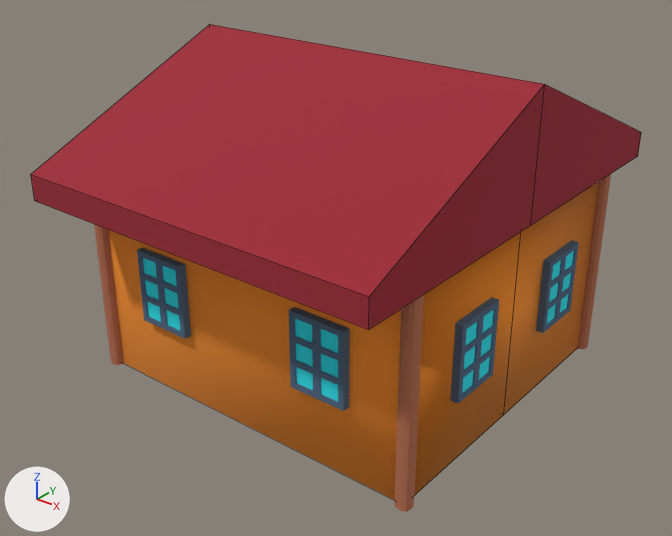
Two versions of the FBX model Assets/Models/Buildings/In Regular Prefab/dwelling_build_1.fbx, one commit apart.
Before and after are seen from a 50 mm lens placed at (6.95, -10.24, 9.31), pointed at (-0.07, -1.47, 3.87). Lighting does not change. The marker at lower left points along +X, +Y and +Z. Mesh edges are drawn as thin lines on the coarser meshes. Where no turn or scale is listed for an object, it has been applied to the vertices. Vertices at the same position are counted once.
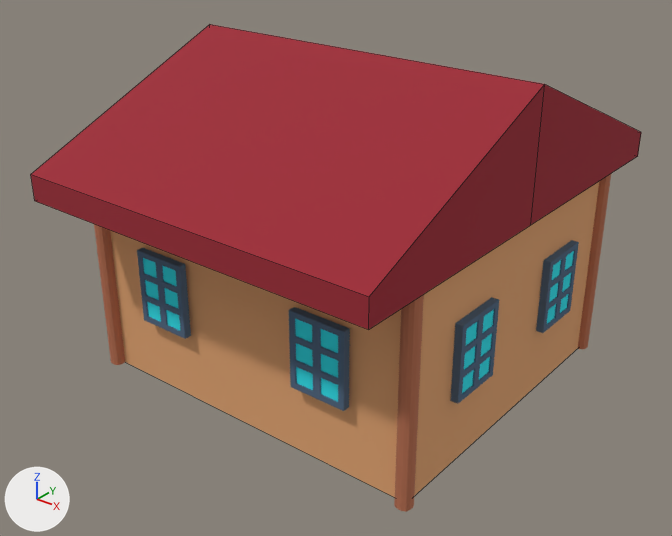
Pixel boxes [x1, y1, x2, y2] of what changed, in the pictures (672 x 536 px; the box of a moved part takes in the faces that stretch with it):
'sciany', reshaped, rescaled
    before: [108, 182, 599, 500]
    after: [110, 182, 599, 498]
part 1 of me_cube_001, moved or reshaped
    before: [108, 182, 599, 500]
    after: [110, 182, 599, 498]

Diff of the bpy script that builds the scene:
```diff
--- a/Assets/Models/Buildings/In Regular Prefab/dwelling_build_1.fbx.py
+++ b/Assets/Models/Buildings/In Regular Prefab/dwelling_build_1.fbx.py
@@ me_cube_001 @@
 # used by ob_sciany; location = (-0.08, -1.07, 2.36); scale = (13.0, 6.48, 7.99)
-me_cube_001.from_pydata(...)  # 11 vertices, 7 faces; spans x -0.189..0.189, y -0.346..0.346, z 0.0..0.364
+me_cube_001.from_pydata(...)  # 8 vertices, 6 faces; spans x -1.0..1.0, y -1.0..1.0, z 0.0..2.0
+# me_cube_001 part 1: the whole mesh is rebuilt
+# me_cube_001 part 2: the surface is now shaded flat
 me_cube_001.materials.append(mat_calymagazyn)
@@ ob_sciany @@
 ob_sciany.location = (-0.08, -1.07, 2.36)
-ob_sciany.scale = (13.0, 6.48, 7.99)
+ob_sciany.scale = (2.46, 2.21, 1.57)
```
